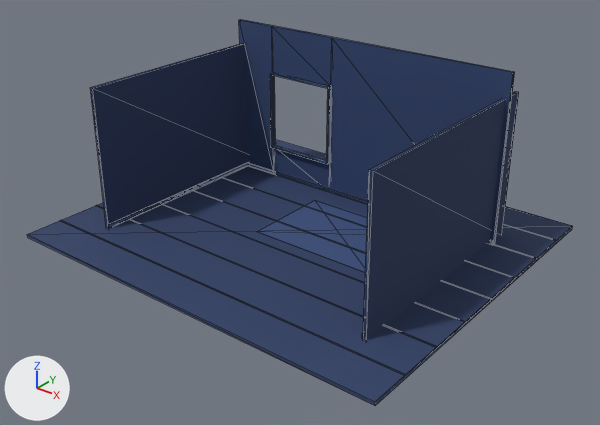
The glTF model public/models/workstation/room.glb, before and after one commit.
The view is the same before and after, from a camera (50 mm lens) standing at (15.59, -19.63, 11.58) and looking at (0.46, -0.72, -0.15). The lights are fixed; the arrows at lower left show +X, +Y and +Z. The older version comes first. Mesh edges are drawn as thin lines. Vertices at exactly the same position are counted once.

The first picture shows 'room'.
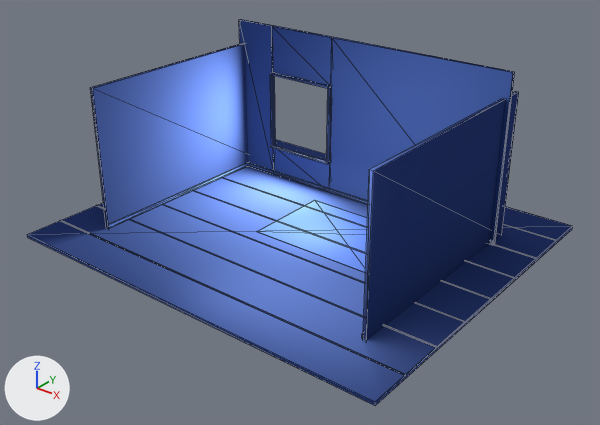
Changed parts and their boxes [x1, y1, x2, y2] in the pictures (600 x 425 px):
'room', surface changed: [27, 19, 573, 406] in both

Patch to the scene script:
```diff
--- a/public/models/workstation/room.glb.py
+++ b/public/models/workstation/room.glb.py
@@ mat_room_floor @@
 n0 = _N.new('ShaderNodeBsdfPrincipled'); n0.name = 'Principled BSDF'
-n0.inputs[0].default_value = (0.0284, 0.0513, 0.133, 1.0)  # 'Base Color', dark blue #2f4066
-n0.inputs[2].default_value = 0.88  # 'Roughness'
+n0.inputs[0].default_value = (0.0, 0.0, 0.0, 1.0)  # 'Base Color', black #000000
+n0.inputs[1].default_value = 1.0  # 'Metallic'
+n0.inputs[2].default_value = 1.0  # 'Roughness'
+n0.inputs[28].default_value = 1.0  # 'Emission Strength'
 n1 = _N.new('ShaderNodeOutputMaterial'); n1.name = 'Material Output'
+n2 = _N.new('ShaderNodeTexImage'); n2.name = 'Image Texture'
+n2.image = img_roombaked
 _L.new(n0.outputs[0], n1.inputs[0])  # 'BSDF' to 'Surface'
+_L.new(n2.outputs[0], n0.inputs[27])  # 'Color' to 'Emission Color'
@@ mat_room_wall @@
 n0 = _N.new('ShaderNodeBsdfPrincipled'); n0.name = 'Principled BSDF'
-n0.inputs[0].default_value = (0.0307, 0.0595, 0.159, 1.0)  # 'Base Color', dark blue #31456f
-n0.inputs[2].default_value = 0.94  # 'Roughness'
+n0.inputs[0].default_value = (0.0, 0.0, 0.0, 1.0)  # 'Base Color', black #000000
+n0.inputs[1].default_value = 1.0  # 'Metallic'
+n0.inputs[2].default_value = 1.0  # 'Roughness'
+n0.inputs[28].default_value = 1.0  # 'Emission Strength'
 n1 = _N.new('ShaderNodeOutputMaterial'); n1.name = 'Material Output'
+n2 = _N.new('ShaderNodeTexImage'); n2.name = 'Image Texture'
+n2.image = img_roombaked
 _L.new(n0.outputs[0], n1.inputs[0])  # 'BSDF' to 'Surface'
+_L.new(n2.outputs[0], n0.inputs[27])  # 'Color' to 'Emission Color'
@@ mat_room_side @@
 n0 = _N.new('ShaderNodeBsdfPrincipled'); n0.name = 'Principled BSDF'
-n0.inputs[0].default_value = (0.0203, 0.0382, 0.107, 1.0)  # 'Base Color', dark blue #27375c
-n0.inputs[2].default_value = 0.94  # 'Roughness'
+n0.inputs[0].default_value = (0.0, 0.0, 0.0, 1.0)  # 'Base Color', black #000000
+n0.inputs[1].default_value = 1.0  # 'Metallic'
+n0.inputs[2].default_value = 1.0  # 'Roughness'
+n0.inputs[28].default_value = 1.0  # 'Emission Strength'
 n1 = _N.new('ShaderNodeOutputMaterial'); n1.name = 'Material Output'
+n2 = _N.new('ShaderNodeTexImage'); n2.name = 'Image Texture'
+n2.image = img_roombaked
 _L.new(n0.outputs[0], n1.inputs[0])  # 'BSDF' to 'Surface'
+_L.new(n2.outputs[0], n0.inputs[27])  # 'Color' to 'Emission Color'
@@ mat_room_trim @@
 n0 = _N.new('ShaderNodeBsdfPrincipled'); n0.name = 'Principled BSDF'
-n0.inputs[0].default_value = (0.063, 0.117, 0.275, 1.0)  # 'Base Color', blue #47608f
-n0.inputs[2].default_value = 0.72  # 'Roughness'
+n0.inputs[0].default_value = (0.0, 0.0, 0.0, 1.0)  # 'Base Color', black #000000
+n0.inputs[1].default_value = 1.0  # 'Metallic'
+n0.inputs[2].default_value = 1.0  # 'Roughness'
+n0.inputs[28].default_value = 1.0  # 'Emission Strength'
 n1 = _N.new('ShaderNodeOutputMaterial'); n1.name = 'Material Output'
+n2 = _N.new('ShaderNodeTexImage'); n2.name = 'Image Texture'
+n2.image = img_roombaked
 _L.new(n0.outputs[0], n1.inputs[0])  # 'BSDF' to 'Surface'
+_L.new(n2.outputs[0], n0.inputs[27])  # 'Color' to 'Emission Color'
@@ mat_room_rug @@
 n0 = _N.new('ShaderNodeBsdfPrincipled'); n0.name = 'Principled BSDF'
-n0.inputs[0].default_value = (0.0467, 0.0844, 0.216, 1.0)  # 'Base Color', blue #3d5280
-n0.inputs[2].default_value = 0.98  # 'Roughness'
+n0.inputs[0].default_value = (0.0, 0.0, 0.0, 1.0)  # 'Base Color', black #000000
+n0.inputs[1].default_value = 1.0  # 'Metallic'
+n0.inputs[2].default_value = 1.0  # 'Roughness'
+n0.inputs[28].default_value = 1.0  # 'Emission Strength'
 n1 = _N.new('ShaderNodeOutputMaterial'); n1.name = 'Material Output'
+n2 = _N.new('ShaderNodeTexImage'); n2.name = 'Image Texture'
+n2.image = img_roombaked
 _L.new(n0.outputs[0], n1.inputs[0])  # 'BSDF' to 'Surface'
+_L.new(n2.outputs[0], n0.inputs[27])  # 'Color' to 'Emission Color'
@@ me_cube @@
 me_cube.from_pydata(...)  # 176 vertices, 264 faces; spans x -7.0..7.0, y -6.0..6.0, z -0.06..5.83
+# me_cube part 1: texture (UV) coordinates of 264 of 264 faces, centred in x -7.0..7.0, y -6.0..6.0, z -0.06..5.83, changed; they spanned u 0.12..0.88, v 0.0..1.0 and now span u 0.0..1.0, v 0.0..1.0
 me_cube.materials.append(mat_room_floor)
```
